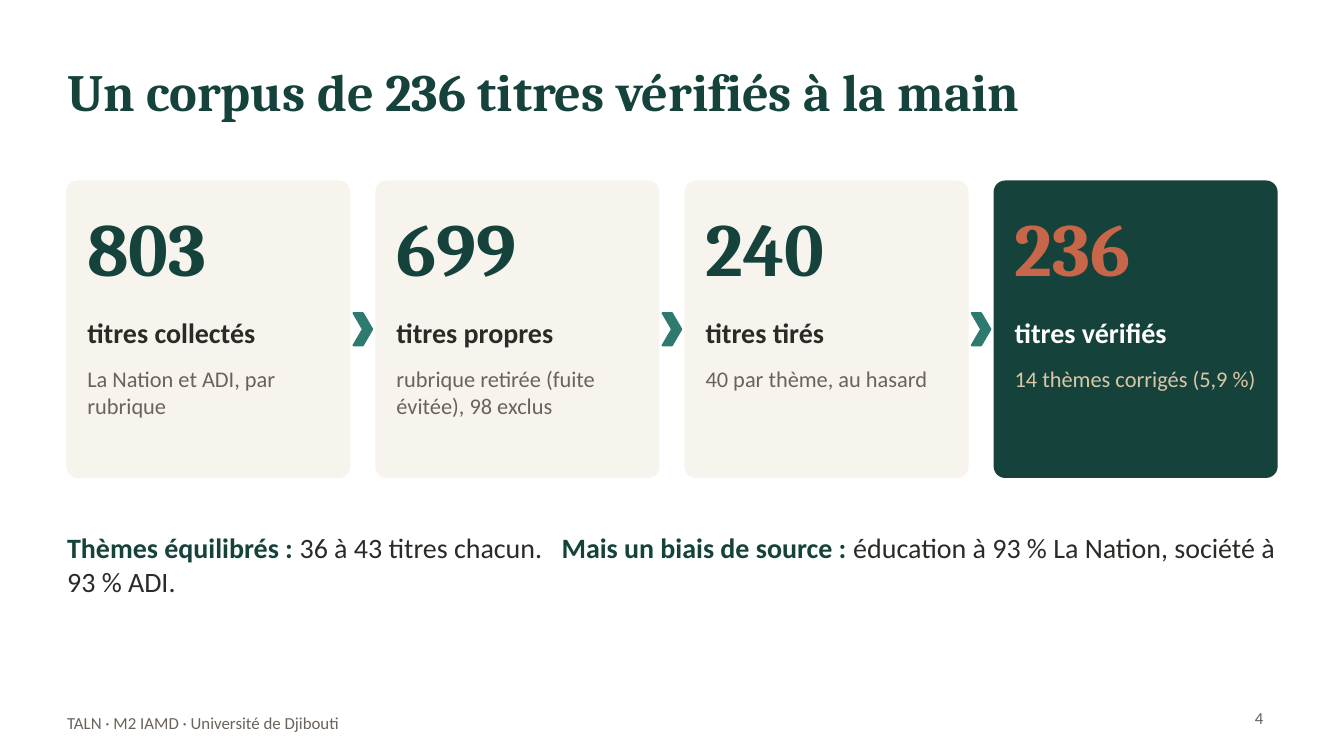
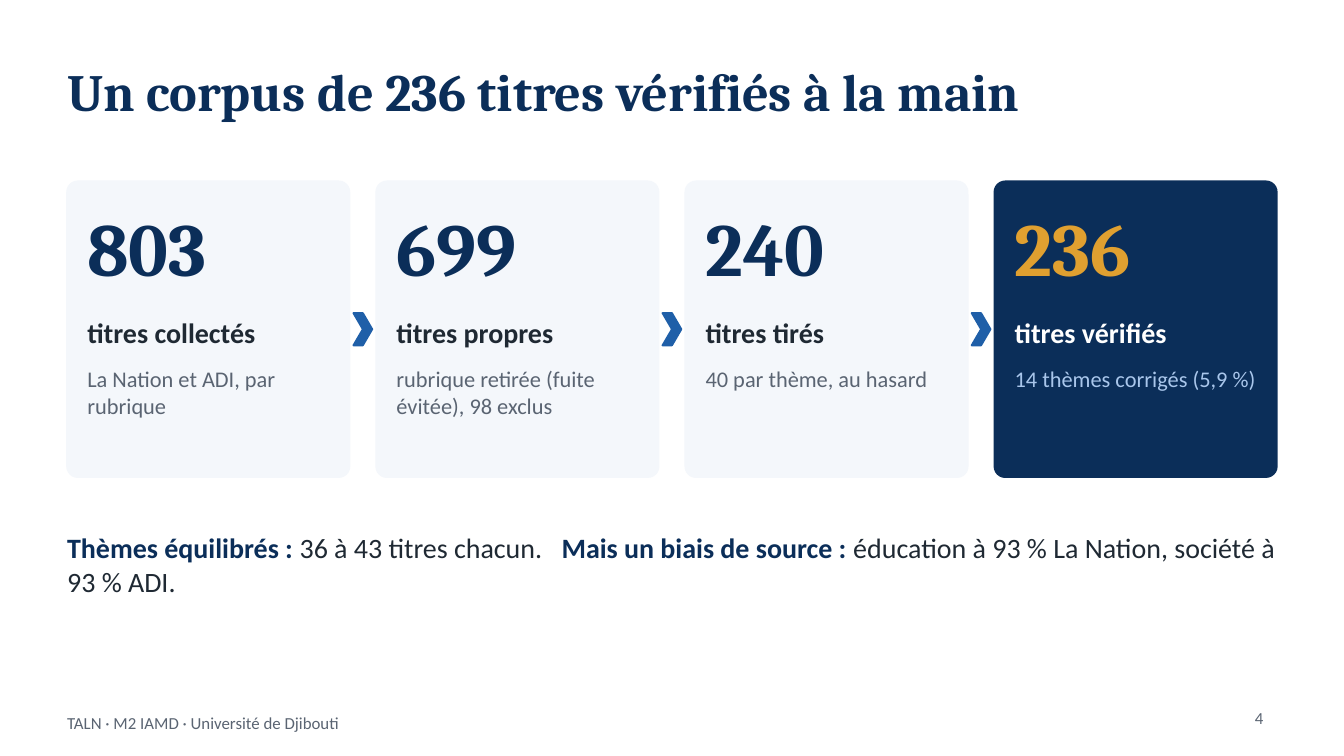
Before and after one commit to fatouu50/taln-classification-djibouti, a slide deck: slide 4 of rapport/Soutenance_TALN_Classification_thematique.pptx. Drawn at 1344x756 pixels with LibreOffice and Linux fonts; fonts in the diff are those of the drawing. Boxes give left, top, right and bottom in pixels: in the first picture for what was removed or moved away, otherwise in the second. Text is boxed around its words. In the diff, an @@ line names an element or a change of style, - is before the commit and + after.

```diff
--- a/rapport/Soutenance_TALN_Classification_thematique.pptx
+++ b/rapport/Soutenance_TALN_Classification_thematique.pptx
@@ fill #F7F4EE to #F4F7FB; outline #F7F4EE 1 pt to #F4F7FB 1 pt in 3 elements at (x1=67, y1=181, x2=349, y2=477), (x1=376, y1=181, x2=659, y2=477), (x1=685, y1=181, x2=968, y2=477) @@
@@ text colour #16423C to #0B2E59 in 4 elements at (x1=67, y1=73, x2=1020, y2=122), (x1=87, y1=225, x2=206, y2=277), (x1=396, y1=225, x2=516, y2=277), (x1=706, y1=225, x2=825, y2=277) @@
@@ rounded rectangle at (x1=995, y1=181, x2=1277, y2=477): fill #16423C to #0B2E59; outline #16423C 1 pt to #0B2E59 1 pt @@
@@ text "236" at (x1=1015, y1=225, x2=1131, y2=277): text colour #C8664A to #E0A030 @@
@@ fill #2F7A6E to #1F5FA8; outline #2F7A6E 1 pt to #1F5FA8 1 pt in 3 elements at (x1=353, y1=313, x2=372, y2=345), (x1=663, y1=313, x2=681, y2=345), (x1=972, y1=313, x2=991, y2=345) @@
@@ text "14 thèmes corrigés (5,9 %)" at (x1=1015, y1=371, x2=1228, y2=391): text colour #D9C7A7 to #A9C6EB @@
@@ text "Thèmes équilibrés : 36 à ..." at (x1=67, y1=538, x2=1274, y2=592): text colour #16423C to #0B2E59 in "Thèmes équilibrés : Mais un biais de ..."; text colour #2B2A27 to #1F2933 in "36 à 43 titres chacun. éducation à ..." @@
@@ text colour #6B6259 to #5A6472 in 5 elements at (x1=87, y1=371, x2=275, y2=418), (x1=396, y1=371, x2=595, y2=417), (x1=706, y1=371, x2=927, y2=391), (x1=1255, y1=713, x2=1264, y2=724), (x1=67, y1=717, x2=339, y2=732) @@
```
Also in this commit, not shown: 9 other slides changed, 2 slides added, 2 other files.
